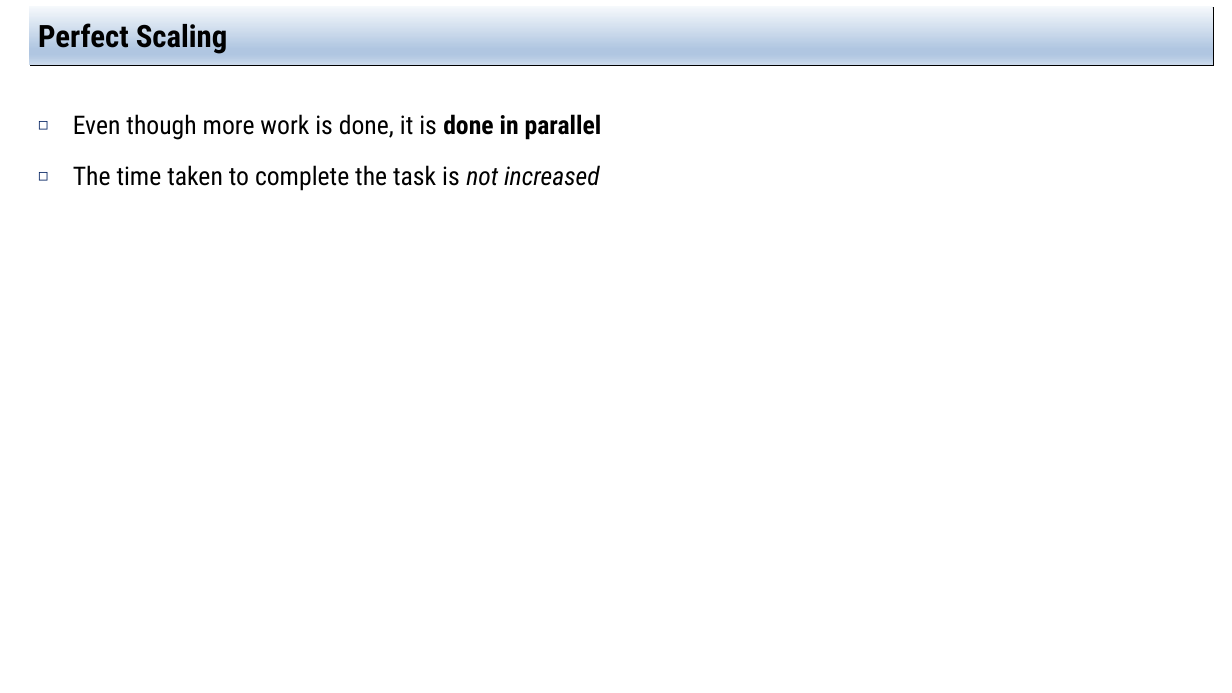
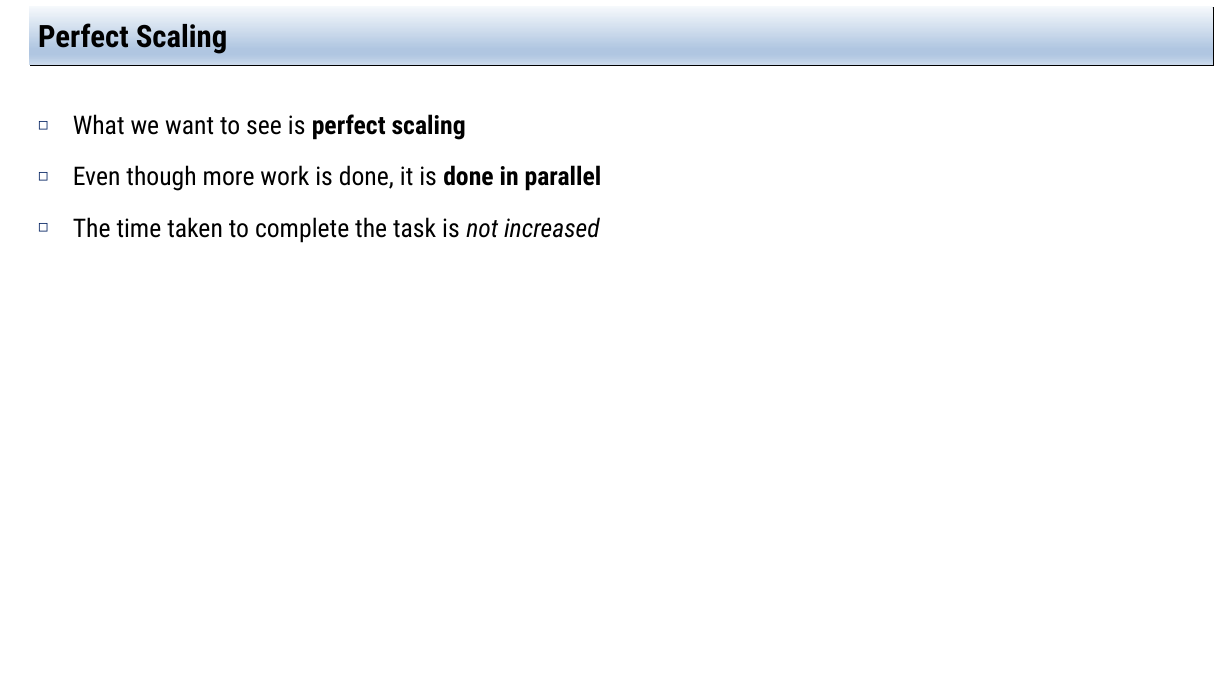
Before and after one commit to jachermocilla/extra-course-materials, a slide deck: slide 10 of cmsc125/ostep/slides/02.Concurrency/29.Lock-based_Concurrent_Data_Structures.pptx. Drawn at 1232x693 pixels with LibreOffice and Linux fonts; fonts in the diff are those of the drawing. Boxes give left, top, right and bottom in pixels: in the first picture for what was removed or moved away, otherwise in the second. Text is boxed around its words. In the diff, an @@ line names an element or a change of style, - is before the commit and + after.

```diff
--- a/cmsc125/ostep/slides/02.Concurrency/29.Lock-based_Concurrent_Data_Structures.pptx
+++ b/cmsc125/ostep/slides/02.Concurrency/29.Lock-based_Concurrent_Data_Structures.pptx
@@ text at [73,114,466,140]: paragraph added @@
+◻ What we want to see is perfect scaling
```
Also in this commit, not shown: 9 other slides changed, 1 other file.
